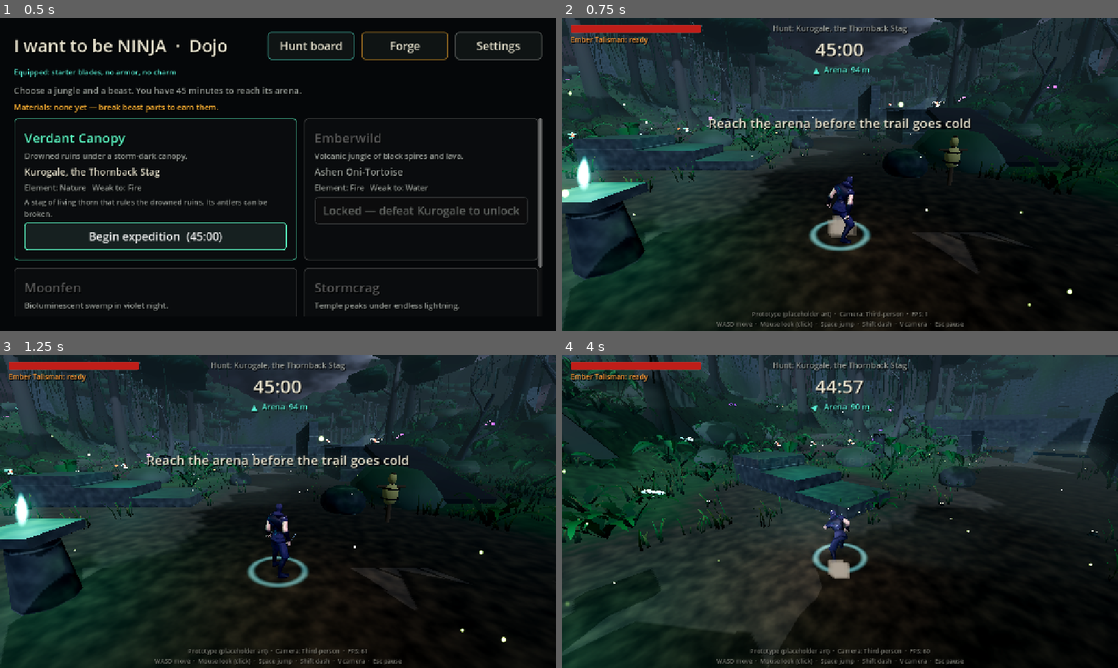
Above: before the commit, frames 1-4 (two rows, left to right).
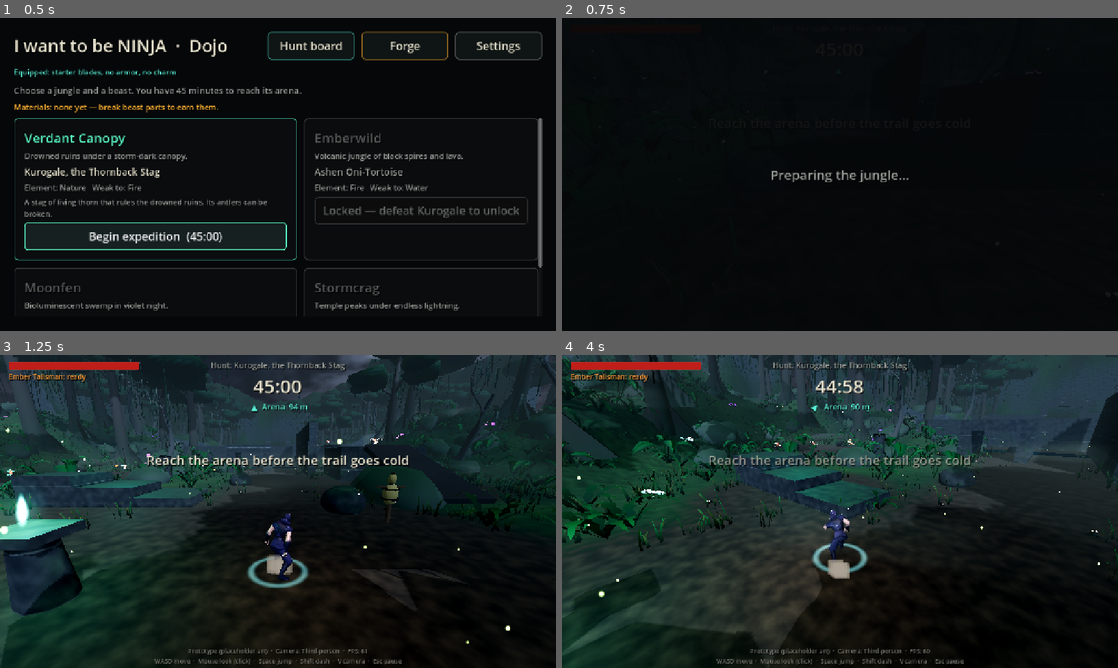
Above: after the commit, the same moments.

Repository: sk33b33/I-Want-To-Be-NINJA-
Game: Godot game, scene res://scenes/ui/hunt_board.tscn
The game is run twice, just before and just after one commit, with the same random seed, the same clock (stepped at 60 frames per second) and the same inputs.
Inputs (mouse positions are in pixels of both pictures, inside the frame that each line leads up to):
- Up to frame 1 (0.5 s): no input
- Up to frame 2 (0.75 s): click "Begin expedition (45:00)" at 0.5 s
- Up to frame 3 (1.25 s): no input
- Up to frame 4 (4 s): tap Enter at 1.25 s; move the mouse to (962, 495) at 1.27 s; hold D (move_right) 1.28-2.03 s; hold Shift (sprint) 1.28-2.03 s; click (962, 495) at 1.42 s; tap Space (jump) at 1.52, 1.55, 1.82, 2.1, 2.27, 2.57, 3.05, 3.77 s; move the mouse to (812, 511) at 2.02 s; hold W (move_forward) from 2.03 s (still down); tap Shift (sprint) at 2.3, 3.8 s; move the mouse to (851, 505) at 2.77 s; hold Right mouse button (attack_heavy) 2.78-3.53 s; move the mouse to (834, 517) at 3.52 s; click (834, 517) at 3.6 s

Frame 1 is identical in both runs. In frame 2, 58% of the frame differs, in the area x 0-100%, y 0-100%; in frame 3, 1.9%; in frame 4, 1.0%.

Commit message:
Android crash round 4: shader warm-up with per-step breadcrumbs
The second crash report shows the app dying ~8-10 s into the expedition
while the ninja stands idle at spawn (fps and memory normal), after a
harmless lightning flash. Suspect: a Mali driver crash compiling a shader
when something first comes into view. ShaderWarmup now draws every
distinct visual once at load, paused behind a loading screen, logging
each step to the crash breadcrumbs before drawing it, so a crash names
the exact shader. Heartbeat every 1 s.

Co-Authored-By: Claude Opus 5.5 <noreply@anthropic.com>
Claude-Session: https://claude.ai/code/session_01TQhzMRe1gkhg9DeemaJmiZ

Diff:
--- a/project/scripts/debug/crash_report.gd
+++ b/project/scripts/debug/crash_report.gd
@@ -20,8 +20,8 @@
 static var breadcrumbs_path: String = "user://breadcrumbs.log"
 static var previous_breadcrumbs: String = ""
 static var _crumbs: PackedStringArray = []
-const MAX_CRUMBS := 40
-const HEARTBEAT := 2.0
+const MAX_CRUMBS := 80
+const HEARTBEAT := 1.0
 
 
 ## Call once when the game boots (the dojo does this when it is the main scene).
--- /dev/null
+++ b/project/scripts/debug/shader_warmup.gd
@@ -0,0 +1,137 @@
+class_name ShaderWarmup
+extends Node
+## Shows every distinct visual (mesh type + material/shader) in the expedition to a camera once,
+## one per frame, while the game is paused behind a "Preparing the jungle…" screen. Shaders are
+## compiled the first time they are drawn: on the owner's Galaxy S20 (Mali-G77) the Godot app died
+## ~8 s into every expedition with nothing happening — likely a driver crash compiling a shader
+## the first time something (bats, fireflies, eyes…) came into view. Warming up front removes
+## mid-game compiles, and every step is written to the crash breadcrumbs BEFORE it is drawn, so a
+## crash report names the exact material. Skipped headless (no real renderer there).
+
+signal finished
+
+## Unique visuals found (key -> node), and how many were drawn.
+var targets: Array[GeometryInstance3D] = []
+var warmed: int = 0
+var _camera: Camera3D
+var _old_camera: Camera3D
+var _overlay: CanvasLayer
+var _was_paused: bool = false
+
+
+static func is_needed() -> bool:
+	return DisplayServer.get_name() != "headless"
+
+
+## Collect one GeometryInstance3D per distinct (class, mesh class, materials) under `root`.
+static func collect(root: Node) -> Array[GeometryInstance3D]:
+	var seen := {}
+	var out: Array[GeometryInstance3D] = []
+	for n in root.find_children("*", "GeometryInstance3D", true, false):
+		var g := n as GeometryInstance3D
+		var key := describe(g)
+		if not seen.has(key):
+			seen[key] = true
+			out.append(g)
+	return out
+
+
+## "<node class> <mesh class> <shader/material list>" — also the breadcrumb text.
+static func describe(g: GeometryInstance3D) -> String:
+	var mats: Array[Material] = []
+	if g.material_override:
+		mats.append(g.material_override)
+	var mesh: Mesh = null
+	if g is MeshInstance3D:
+		mesh = (g as MeshInstance3D).mesh
+	elif g is MultiMeshInstance3D and (g as MultiMeshInstance3D).multimesh:
+		mesh = (g as MultiMeshInstance3D).multimesh.mesh
+	elif g is CPUParticles3D:
+		mesh = (g as CPUParticles3D).mesh
+	elif g is CSGShape3D and g.get("material"):
+		mats.append(g.get("material"))
+	if mesh:
+		for s in mesh.get_surface_count():
+			if mesh.surface_get_material(s):
+				mats.append(mesh.surface_get_material(s))
+	var names := mats.map(func(m: Material) -> String:
+		if m is ShaderMaterial and (m as ShaderMaterial).shader:
+			return (m as ShaderMaterial).shader.resource_path.get_file()
+		return m.get_class())
+	return "%s %s [%s]" % [g.get_class(), mesh.get_class() if mesh else "-", ",".join(names)]
+
+
+## Warm up everything under `scene_root` (the expedition). Awaitable; emits `finished`.
+func run(scene_root: Node) -> void:
+	var tree := get_tree()
+	process_mode = Node.PROCESS_MODE_ALWAYS
+	targets = ShaderWarmup.collect(scene_root)
+	_was_paused = tree.paused
+	tree.paused = true  # Nothing moves and the 45:00 countdown does not run meanwhile.
+	_show_overlay()
+	_old_camera = get_viewport().get_camera_3d()
+	_camera = Camera3D.new()
+	_camera.far = 400.0
+	add_child(_camera)
+	_camera.current = true
+	CrashReport.note("warm-up start: %d visuals" % targets.size())
+	for i in targets.size():
+		var g := targets[i]
+		if not is_instance_valid(g) or not g.is_inside_tree():
+			continue
+		CrashReport.note("warm %d/%d %s (%s)" % [i + 1, targets.size(), ShaderWarmup.describe(g), g.name])
+		var hidden := _reveal(g)
+		_frame(g)
+		if ShaderWarmup.is_needed():
+			await RenderingServer.frame_post_draw  # Really drawn (shader compiled).
+		else:
+			await tree.process_frame  # Headless: no renderer, nothing to compile.
+		for h: Node3D in hidden:
+			if is_instance_valid(h):
+				h.visible = false
+		warmed += 1
+	CrashReport.note("warm-up done")
+	if is_instance_valid(_old_camera):
+		_old_camera.current = true
+	_camera.queue_free()
+	if _overlay:
+		_overlay.queue_free()
+	tree.paused = _was_paused
+	finished.emit()
+
+
+## Make the node and any hidden ancestors visible; returns what to hide again afterwards.
+func _reveal(g: GeometryInstance3D) -> Array[Node3D]:
+	var hidden: Array[Node3D] = []
+	var n: Node = g
+	while n and n is Node3D:
+		if not (n as Node3D).visible:
+			(n as Node3D).visible = true
+			hidden.append(n)
+		n = n.get_parent()
+	return hidden
+
+
+## Point the warm-up camera at the node from a little in front and above.
+func _frame(g: GeometryInstance3D) -> void:
+	var box := g.global_transform * g.get_aabb()
+	var centre := box.get_center()
+	var dist := clampf(box.size.length() * 0.8 + 1.5, 2.0, 40.0)
+	_camera.global_position = centre + Vector3(0.0, dist * 0.35, dist)
+	_camera.look_at(centre, Vector3.UP)
+
+
+func _show_overlay() -> void:
+	_overlay = CanvasLayer.new()
+	_overlay.layer = 90
+	var bg := ColorRect.new()
+	bg.color = Color(0.02, 0.03, 0.035, 0.94)  # Not fully opaque: the 3D pass must still draw.
+	bg.set_anchors_preset(Control.PRESET_FULL_RECT)
+	_overlay.add_child(bg)
+	var l := UiStyle.label("Preparing the jungle…", 30, UiStyle.MUTED)
+	l.set_anchors_preset(Control.PRESET_FULL_RECT)
+	l.autowrap_mode = TextServer.AUTOWRAP_OFF
+	l.horizontal_alignment = HORIZONTAL_ALIGNMENT_CENTER
+	l.vertical_alignment = VERTICAL_ALIGNMENT_CENTER
+	_overlay.add_child(l)
+	add_child(_overlay)
--- a/project/scripts/expedition/expedition_manager.gd
+++ b/project/scripts/expedition/expedition_manager.gd
@@ -76,6 +76,8 @@
 		boss.defeated.connect(_on_boss_defeated)
 	start_expedition()
 	audio.setup.call_deferred(get_parent(), self)  # After every sibling is ready.
+	if ShaderWarmup.is_needed():
+		_warm_up.call_deferred()
 
 
 func _process(delta: float) -> void:
@@ -92,6 +94,15 @@
 	timer.start(resolved[0])
 	CrashReport.note("expedition %s, quality %s, difficulty %s" % [hunt.id if hunt else &"?", QualityProfile.tier(), GameSettings.difficulty])
 	expedition_started.emit(hunt, timer.duration)
+
+
+## Compile every shader up front (see ShaderWarmup) — paused, behind a loading screen.
+func _warm_up() -> void:
+	var w := ShaderWarmup.new()
+	w.name = "ShaderWarmup"
+	add_child(w)
+	await w.run(get_parent())
+	w.queue_free()
 
 
 ## Difficulty (Phase 12): after gear, so armor and difficulty multiply. Never touches the timer.
--- a/project/tests/run_tests.gd
+++ b/project/tests/run_tests.gd
@@ -31,6 +31,7 @@
 	"res://tests/trail_test.gd",
 	"res://tests/crash_report_test.gd",
 	"res://tests/sky_test.gd",
+	"res://tests/warmup_test.gd",
 	"res://tests/accessibility_test.gd",
 	"res://tests/main_scene_test.gd",
 ]
--- /dev/null
+++ b/project/tests/warmup_test.gd
@@ -0,0 +1,32 @@
+extends TestCase
+## Shader warm-up (Android crash diagnosis): every distinct visual is drawn once at load, each
+## step written to the crash breadcrumbs first; the scene comes back exactly as it was.
+
+
+func test_warmup_visits_every_visual_logs_it_and_restores_the_scene() -> void:
+	PlayerProfile.path = "user://test_profile_warmup.json"
+	CrashReport.breadcrumbs_path = "user://test_breadcrumbs_warmup.log"
+	var main := instantiate("res://scenes/main/main.tscn")
+	await physics_frames(5)
+	await process_frames(10)  # Let late-created visuals (slash trails, sheath) appear first.
+	var m := main.get_node("Expedition") as ExpeditionManager
+	var hidden_before := main.find_children("*", "GeometryInstance3D", true, false).filter(
+			func(g: Node) -> bool: return not (g as GeometryInstance3D).visible).size()
+	var cam_before := main.get_viewport().get_camera_3d()
+	var remaining := m.timer.remaining
+	var w := ShaderWarmup.new()
+	add_node(w)
+	await w.run(main)
+	check(w.targets.size() >= 25, "found the distinct visuals (%d)" % w.targets.size())
+	check(w.warmed == w.targets.size(), "drew every one (%d/%d)" % [w.warmed, w.targets.size()])
+	var crumbs := FileAccess.get_file_as_string(CrashReport.breadcrumbs_path)
+	check(crumbs.contains("warm 1/") and crumbs.contains("creature.gdshader") and crumbs.contains("warm-up done"),
+			"each step is in the breadcrumbs before it is drawn")
+	var hidden_after := main.find_children("*", "GeometryInstance3D", true, false).filter(
+			func(g: Node) -> bool: return not (g as GeometryInstance3D).visible).size()
+	check(hidden_after == hidden_before, "hidden things hidden again (%d/%d)" % [hidden_after, hidden_before])
+	check(main.get_viewport().get_camera_3d() == cam_before, "game camera restored")
+	check(not tree.paused, "game unpaused")
+	check(absf(m.timer.remaining - remaining) < 0.5, "the countdown did not run during the warm-up")
+	CrashReport.breadcrumbs_path = "user://breadcrumbs.log"
+	PlayerProfile.path = PlayerProfile.DEFAULT_PATH
Not shown, added: project/scripts/debug/shader_warmup.gd.uid
Not shown, added: project/tests/warmup_test.gd.uid
Not shown, changed: CLAUDE.md
Not shown, changed: docs/CHANGELOG.md
